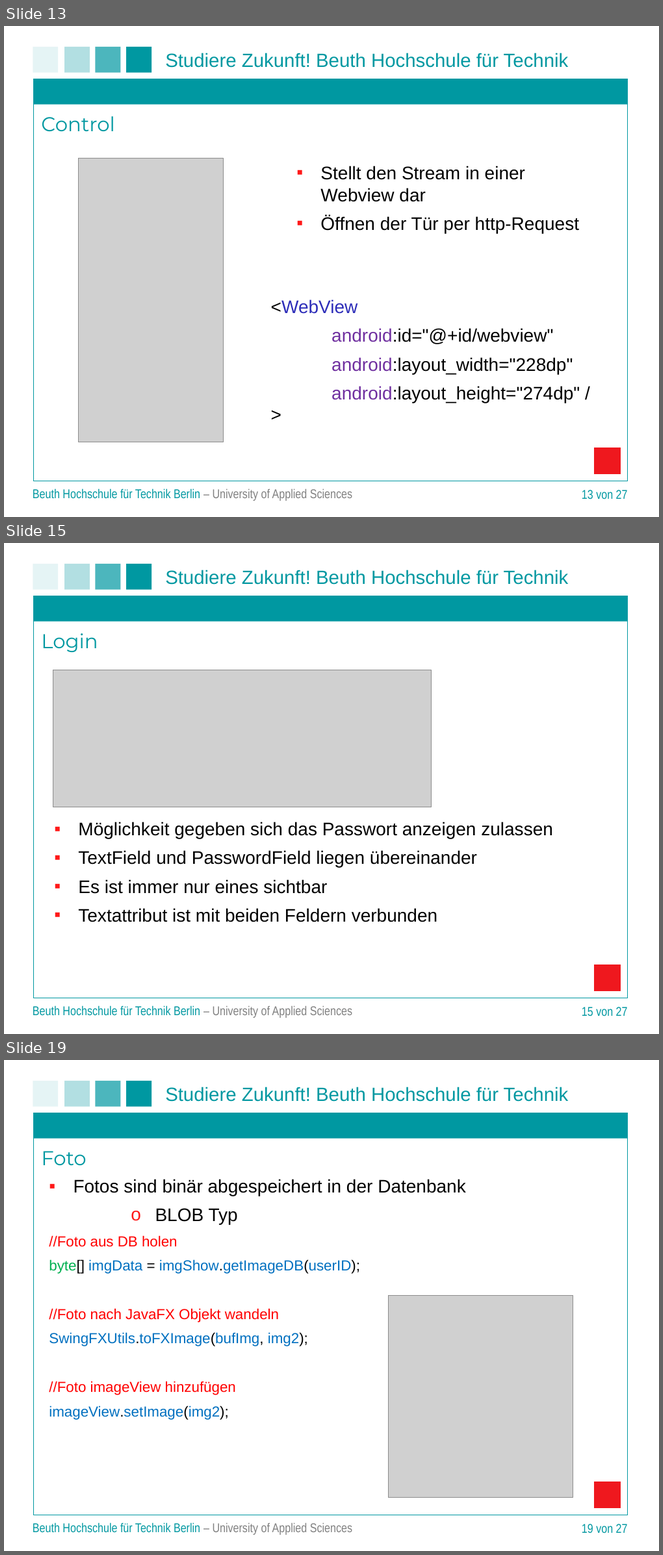
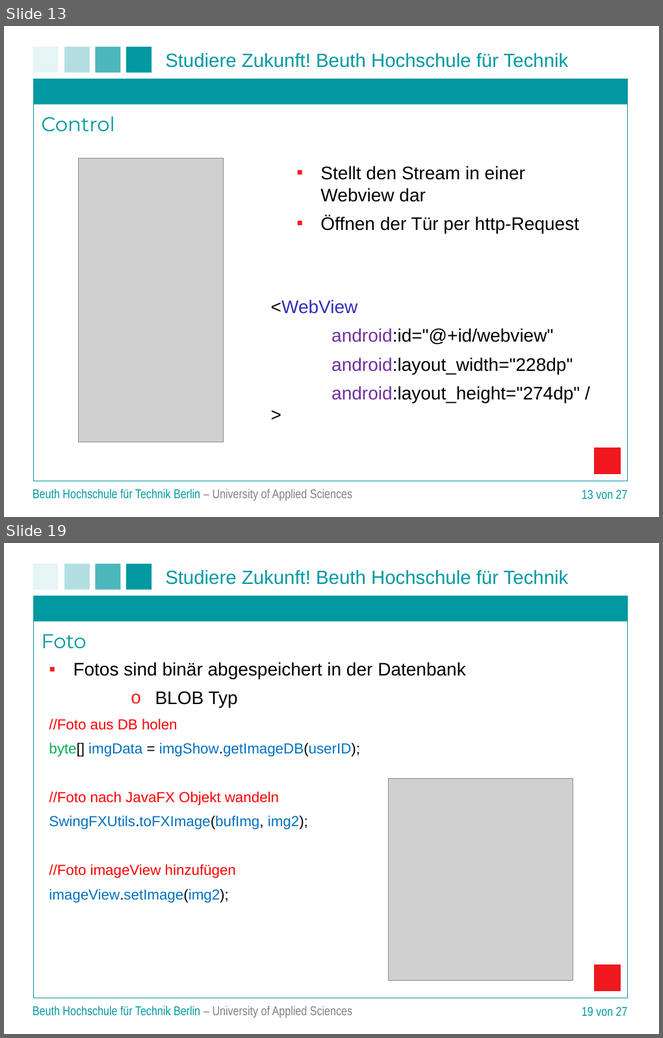
Before and after one commit to matt-han/TuerSpion, a slide deck: Projektpraesentation.ppt. Shown one above the other, each under a label of ours: slides 13, 15 and 19 before the commit, slides 13 and 19 after it; the slides between them are not shown. The pictures are 663x1555 and 663x1038 pixels, drawn with LibreOffice and Linux fonts; fonts in the diff are those of the drawing; grey boxes stand for pictures; background and template pictures are left out. Boxes give left, top, right and bottom in pixels: in the first picture for what was removed or moved away, otherwise in the second. Text is boxed around its words. In the diff, an @@ line names an element or a change of style, - is before the commit and + after.

```diff
--- a/Projektpraesentation.ppt
+++ b/Projektpraesentation.ppt
@@ slide 15 removed at <box>4,543,659,1034</box>, background #FFFFFF; not listed: 8 template elements that a slide beside it also shows @@
@@ text removed at <box>41,633,98,652</box> @@
-Login
@@ picture removed at <box>53,670,431,807</box> @@
@@ text removed at <box>78,822,553,923</box> @@
-▪ Möglichkeit gegeben sich das Passwort anzeigen zulassen
-▪ TextField und PasswordField liegen übereinander
-▪ Es ist immer nur eines sichtbar
-▪ Textattribut ist mit beiden Feldern verbunden
@@ text removed at <box>33,1006,352,1018</box> @@
-Beuth Hochschule für Technik Berlin – University of Applied Sciences
@@ page number removed at <box>582,1007,628,1017</box> @@
-15 von 27
```
Also in this commit, not shown: 5 slides changed, 1 slide added.
